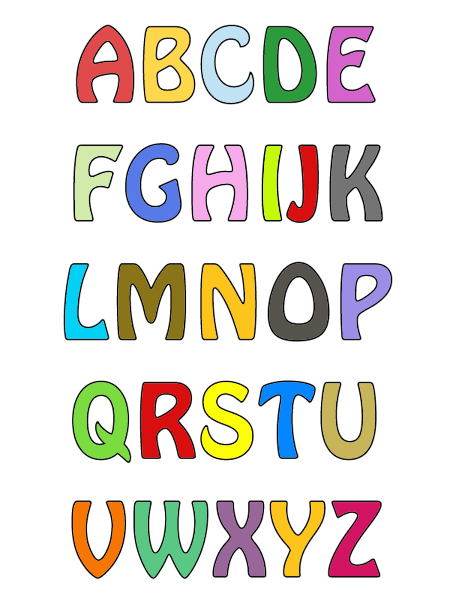
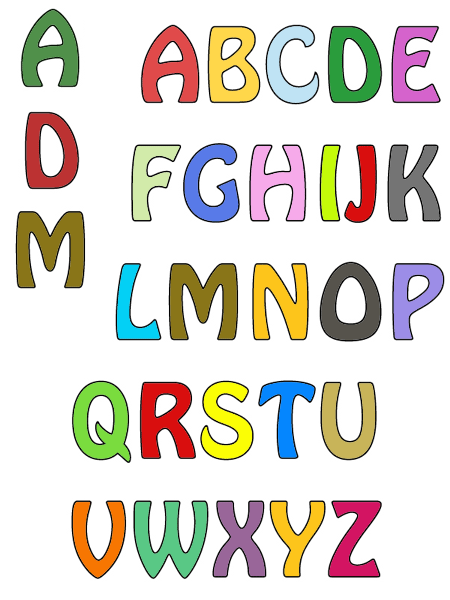
Comparing the layer stacks of the two 450px x 600px images. Changes:
added layer "M" above "D" over [15, 206, 86, 290]
added layer "D" above "A" over [24, 111, 80, 194]
added layer "A" above "abecedaire.gif copia" over [20, 8, 85, 92]
painted on "abecedaire.gif copia" over [60, 24, 445, 342]
